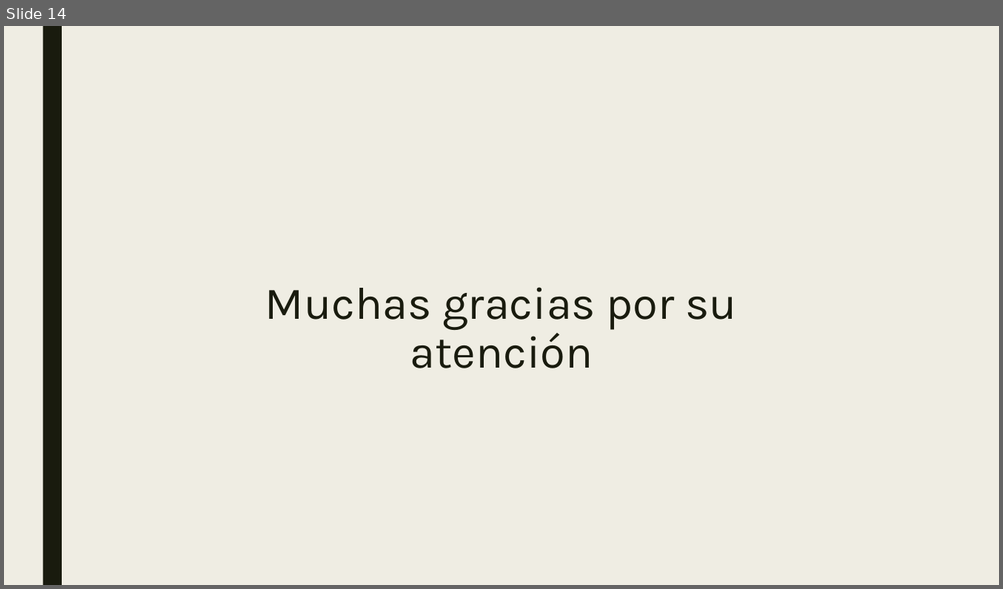
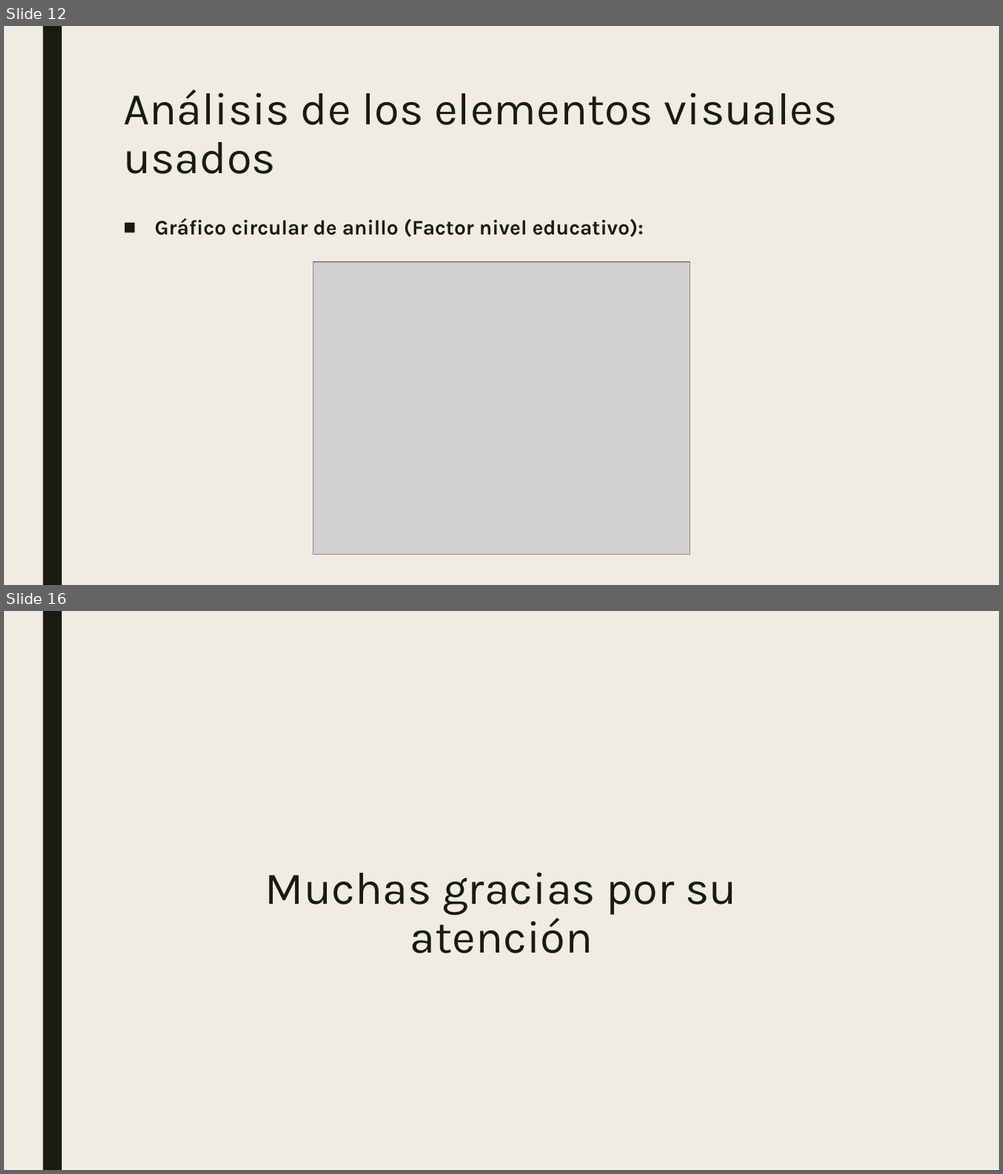
Before and after one commit to mariousm/Data-Science-Master, a slide deck: 2021-22/PrimerSemestre/Visualizacion/PEC3/Storytelling.pptx. Shown one above the other, each under a label of ours: slide 14 before the commit, slides 12 and 16 after it; the slides between them are not shown. The pictures are 1003x589 and 1003x1174 pixels, drawn with LibreOffice and Linux fonts; fonts in the diff are those of the drawing; grey boxes stand for pictures. Boxes give left, top, right and bottom in pixels: in the first picture for what was removed or moved away, otherwise in the second. Text is boxed around its words. In the diff, an @@ line names an element or a change of style, - is before the commit and + after.

```diff
--- a/2021-22/PrimerSemestre/Visualizacion/PEC3/Storytelling.pptx
+++ b/2021-22/PrimerSemestre/Visualizacion/PEC3/Storytelling.pptx
@@ slide 12 added at <box>4,26,999,585</box>, background #EFEDE3; not listed: 1 template element that a slide beside it also shows @@
@@ title added at <box>123,90,837,174</box>, 44 pt, text #191B0E @@
+Análisis de los elementos visuales usados
@@ text added at <box>155,218,643,237</box>, 20 pt, text #191B0E, bold @@
+■ Gráfico circular de anillo (Factor nivel educativo):
@@ picture added at <box>313,262,691,554</box> @@
@@ what was slide 14 is now slide 16 @@
```
Also in this commit, not shown: 1 slide changed, 13 other slides added, 12 slides removed.
